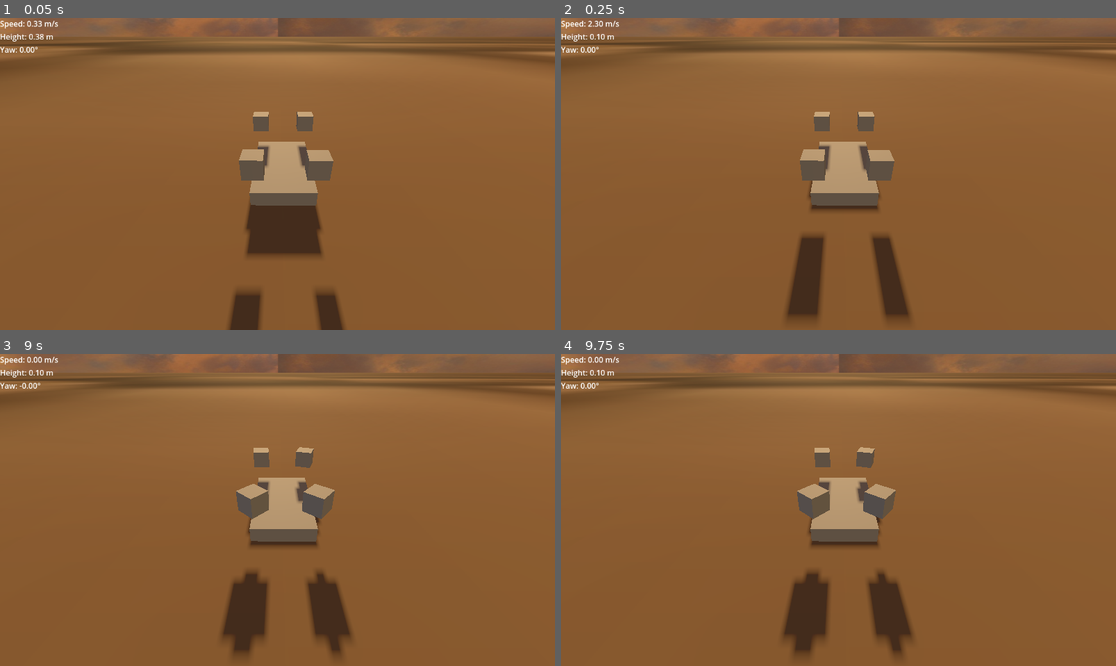
Above: before the commit, frames 1-4 (two rows, left to right).
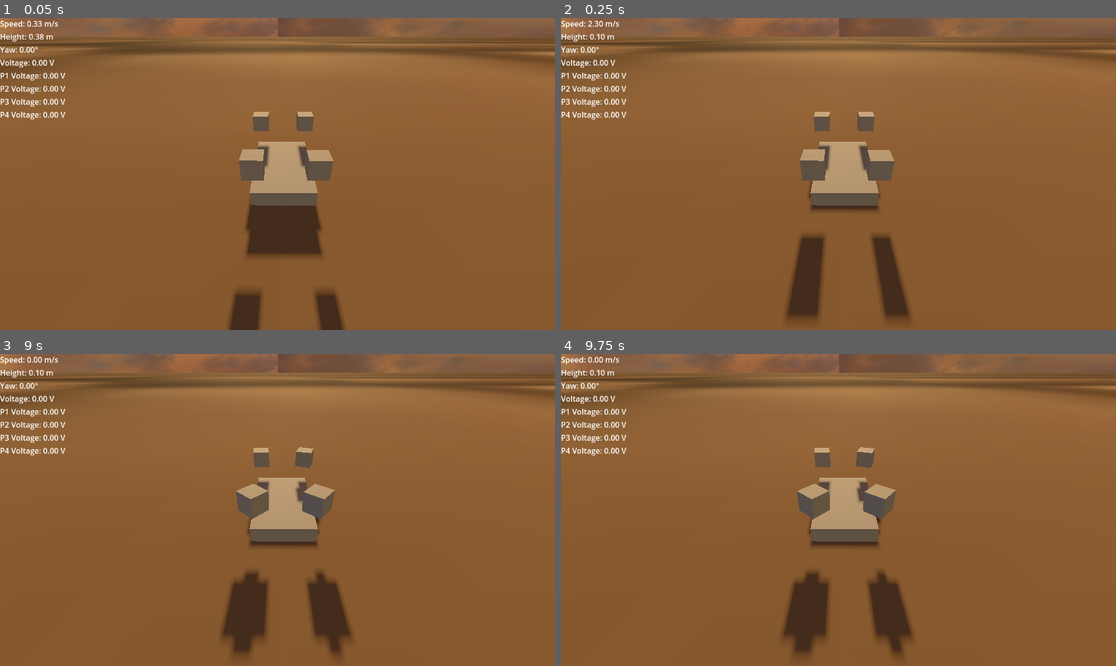
Above: after the commit, the same moments.

Repository: NuggetsWithTea/BeefyDrone
Game: Godot game, scene res://scenes/WindEnv.tscn
Two runs of this game, one before a commit and one after it. Both use one fixed random seed, a clock stepped at 60 frames per second and the inputs below.
Inputs:
- Up to frame 1 (0.05 s): no input
- Up to frame 2 (0.25 s): no input
- Up to frame 3 (9 s): hold Right (right) 0.53-1.28 s; tap Delete (stop) every 0.75 s from 0.6 to 8.85 s; tap Enter at 1.25, 3.5, 5.75 s; hold Down (backward) 1.28-2.03 s; tap Space (up) at 2, 4.25, 6.5 s; hold Right (right) 2.03-2.78 s; hold Up (forward) 2.78-3.53 s; hold Left (left) 3.53-5.03 s; hold Down (backward) 5.03-5.78 s; hold Right (right) 5.78-6.53 s; hold Up (forward) 6.53-7.28 s; hold Right (right) 7.28-8.03 s; hold Down (backward) 8.03-8.78 s; hold Left (left) from 8.78 s (still down)
- Up to frame 4 (9.75 s): release Left (left) at 9.53 s; hold Up (forward) from 9.53 s (still down); tap Delete (stop) at 9.6 s

The runs differ from the first frame. In frame 1, 0.6% of the frame differs, in the area x 0-12%, y 13-33%; in frame 2, 0.6%; in frame 3, 0.7%, in the area x 0-49%, y 9-61%; in frame 4, 0.6%.

Commit message:
gui update + lustige pfeile

Diff:
--- a/scenes/Propeller.tscn
+++ b/scenes/Propeller.tscn
@@ -9,8 +9,6 @@
 [node name="Propeller" type="RigidBody3D"]
 mass = 0.02
 script = ExtResource("1_fxe28")
-DISC_AREA = 0.1
-MAX_VOLTAGE = 10.0
 
 [node name="CollisionShape3D" type="CollisionShape3D" parent="."]
 transform = Transform3D(0.3, 0, 0, 0, 0.3, 0, 0, 0, 0.3, 0, 0, 0)
--- a/scenes/WindEnv.tscn
+++ b/scenes/WindEnv.tscn
@@ -80,3 +80,18 @@
 
 [node name="Label_Yaw" type="Label" parent="GUI/VBoxContainer"]
 layout_mode = 2
+
+[node name="Label_Volt" type="Label" parent="GUI/VBoxContainer"]
+layout_mode = 2
+
+[node name="Label_P1" type="Label" parent="GUI/VBoxContainer"]
+layout_mode = 2
+
+[node name="Label_P2" type="Label" parent="GUI/VBoxContainer"]
+layout_mode = 2
+
+[node name="Label_P3" type="Label" parent="GUI/VBoxContainer"]
+layout_mode = 2
+
+[node name="Label_P4" type="Label" parent="GUI/VBoxContainer"]
+layout_mode = 2
--- a/scenes/force_visualizer.gd
+++ b/scenes/force_visualizer.gd
@@ -1,6 +1,6 @@
 extends MeshInstance3D
 
-@onready var drone = get_parent() as RigidBody3D
+@onready var drone = $"../.."
 
 func _process(delta):
 	if !drone:
@@ -10,22 +10,29 @@
 	mesh.clear_surfaces()
 	mesh.surface_begin(Mesh.PRIMITIVE_LINES)
 
+	# Log the force values to debug
+	print("Current Drag: ", drone.CURRENT_DRAG)
+	print("Current Wind Force: ", drone.Current_WIND_FORCE)
+
 	# Draw drag force (Red)
-	draw_arrow(mesh, Vector3.ZERO, drone.CURRENT_DRAG * 10, Color.RED)
+	draw_arrow(mesh, Vector3.ZERO, drone.CURRENT_DRAG * 100, Color.RED)
 
 	# Draw wind force (Blue)
-	draw_arrow(mesh, Vector3.ZERO, drone.Current_WIND_FORCE * 10, Color.BLUE)
+	draw_arrow(mesh, Vector3.ZERO, drone.Current_WIND_FORCE * 100, Color.BLUE)
 
 	# Draw lift force from propellers (Green)
+
 	var total_lift = Vector3.ZERO
 	for prop in drone.propellers:
 		total_lift += prop.CURRENT_APPLIED_FORCE
 
-	draw_arrow(mesh, Vector3.ZERO, total_lift * 10, Color.GREEN)
+	print("Total Lift: ", total_lift)  # Debug lift force
+
+	draw_arrow(mesh, Vector3.ZERO, total_lift * 100, Color.GREEN)
 
 	mesh.surface_end()
 
-	# ✅ Use set_mesh() instead of mesh_override
+	# Use set_mesh() instead of mesh_override
 	set_mesh(mesh)
 
 func draw_arrow(mesh, start: Vector3, end: Vector3, color: Color):
--- a/scenes/gui.gd
+++ b/scenes/gui.gd
@@ -3,6 +3,11 @@
 @onready var label_height = $VBoxContainer/Label_Height
 @onready var label_yaw = $VBoxContainer/Label_Yaw
 @onready var label_speed = $VBoxContainer/Label_Speed
+@onready var label_volt = $VBoxContainer/Label_Volt
+@onready var label_p1 = $VBoxContainer/Label_P1
+@onready var label_p2 = $VBoxContainer/Label_P2
+@onready var label_p3 = $VBoxContainer/Label_P3
+@onready var label_p4 = $VBoxContainer/Label_P4
 @onready var drone = $"../Drone"
 
 
@@ -22,3 +27,15 @@
 	# Update speed (linear velocity)
 	var speed = drone.linear_velocity.length()
 	label_speed.text = "Speed: %.2f m/s" % speed
+
+	# Update voltage
+	for prop in drone.propellers:
+		var volt = prop.CURRENT_VOLTAGE
+		label_volt.text = "Voltage: %.2f V" % volt
+
+	# Update labels for each propeller
+	if drone.propellers.size() >= 4:
+		label_p1.text = "P1 Voltage: %.2f V" % drone.propellers[0].CURRENT_VOLTAGE
+		label_p2.text = "P2 Voltage: %.2f V" % drone.propellers[1].CURRENT_VOLTAGE
+		label_p3.text = "P3 Voltage: %.2f V" % drone.propellers[2].CURRENT_VOLTAGE
+		label_p4.text = "P4 Voltage: %.2f V" % drone.propellers[3].CURRENT_VOLTAGE
--- a/scripts/Drone.gd
+++ b/scripts/Drone.gd
@@ -30,6 +30,7 @@
 	MOMENT_OF_INERTIA = moment_of_inertia()
 
 func _physics_process(delta):
+	update_drag_force()
 	effective_lift(delta)
 	get_altitude()
 	apply_yaw_torque(delta)
@@ -170,3 +171,8 @@
 
 func set_wind_force(force:Vector3):
 	Current_WIND_FORCE = force
+
+func update_drag_force():
+	var speed = linear_velocity.length()  # Get the speed of the drone
+	var drag_magnitude = DRAG_COEFFICIENT * speed * speed  # Example drag formula
+	CURRENT_DRAG = -linear_velocity.normalized() * drag_magnitude  # Opposite direction to velocity
Not shown: 1 places in scenes/WindEnv.tscn that only renumber resources
